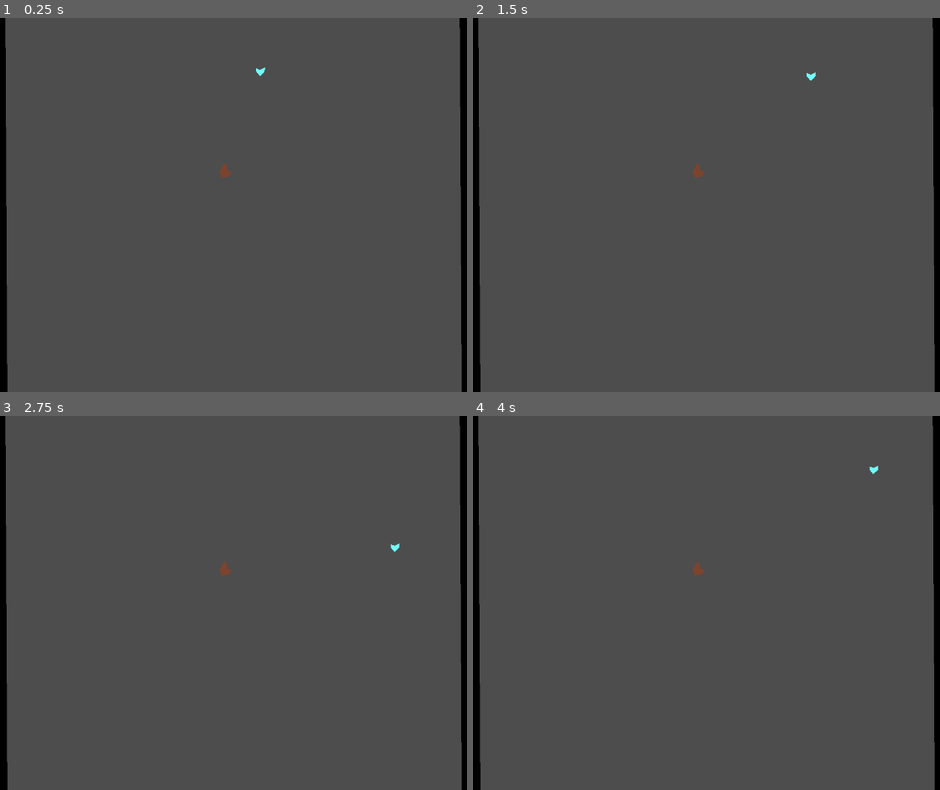
Above: before the commit, frames 1-4 (two rows, left to right).
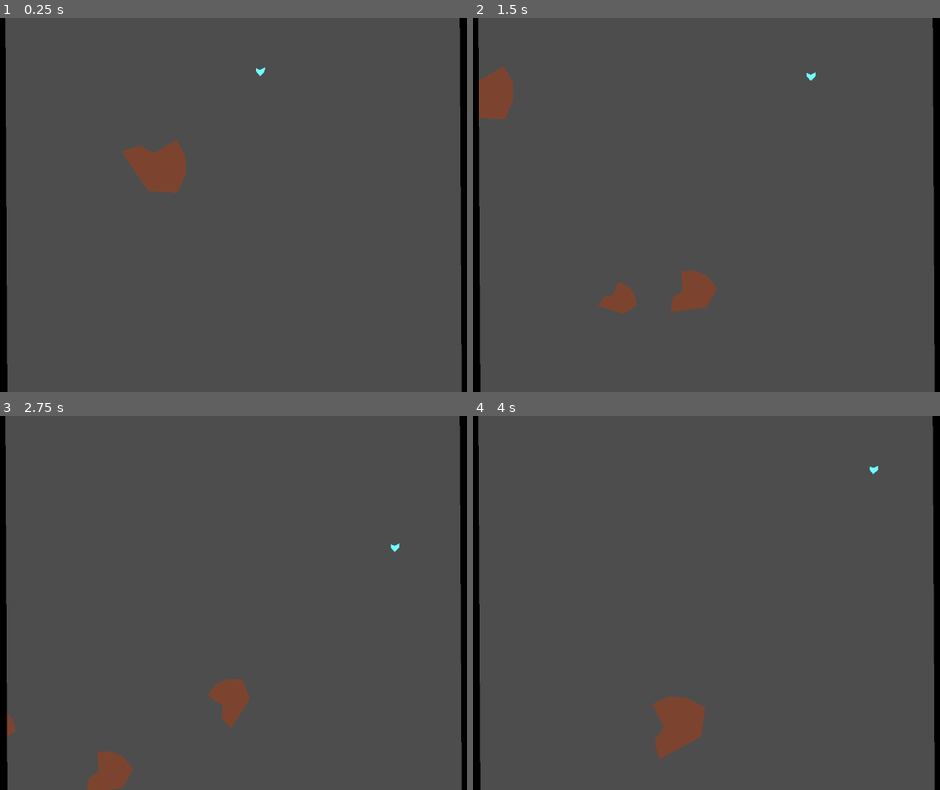
Above: after the commit, the same moments.

Repository: Fanny-Pack-Studios/juego-gamejam-equipo-yacare-wick
Game: Godot game, scene res://Nivel1.tscn
The game is run twice, just before and just after one commit, with the same random seed, the same clock (stepped at 60 frames per second) and the same inputs. The project has no main scene, so this scene is started directly.
Inputs (mouse positions are in pixels of both pictures, inside the frame that each line leads up to):
- Up to frame 1 (0.25 s): no input
- Up to frame 2 (1.5 s): tap Enter at 0.5 s; move the mouse to (855, 186) at 0.52 s; hold Right (ui_right) 0.53-1.28 s; click (855, 186) at 0.67 s; move the mouse to (575, 223) at 1.27 s; hold Down (ui_down) from 1.28 s (still down)
- Up to frame 3 (2.75 s): move the mouse to (303, 520) at 2.02 s; release Down (ui_down) at 2.03 s; hold Right (ui_right) from 2.03 s (still down)
- Up to frame 4 (4 s): move the mouse to (673, 677) at 2.77 s; release Right (ui_right) at 2.78 s; hold Up (ui_up) 2.78-3.53 s; click (673, 677) at 2.92 s; move the mouse to (907, 659) at 3.52 s; hold Left (ui_left) from 3.53 s (still down)

The runs differ from the first frame. In frame 1, 1.3% of the frame differs, in the area x 26-50%, y 32-47%; in frame 2, 2.0%, in the area x 1-53%, y 12-80%; in frame 3, 1.5%; in frame 4, 1.3%.

Commit message:
Spawnean asteroides

Diff:
--- /dev/null
+++ b/AsteroidsSpawner.gd
@@ -0,0 +1,30 @@
+extends Node2D
+
+const Asteroid = preload("res://Characters/Asteroid.tscn")
+# Un asteroide grande ocupa mas puntos que un asteroide chico
+@export var max_asteroid_points_in_screen = 2
+var current_asteroid_points_in_screen = 0
+
+func _ready():
+	spawn_asteroid_process()
+
+func spawn_asteroid_process():
+	await get_tree().create_timer(randf_range(0.5, 1.5), false, true).timeout
+
+	if(current_asteroid_points_in_screen < max_asteroid_points_in_screen):
+		spawn_asteroid()
+
+	call_deferred("spawn_asteroid_process")
+
+func spawn_asteroid():
+	var asteroid := Asteroid.instantiate()
+	add_child(asteroid)
+	current_asteroid_points_in_screen += asteroid.asteroid_points()
+	asteroid.removed.connect(self.asteroid_removed)
+
+
+func asteroid_removed(asteroid):
+	current_asteroid_points_in_screen -= asteroid.asteroid_points()
+
+func _physics_process(delta):
+	pass
--- /dev/null
+++ b/Characters/Asteroid.gd
@@ -0,0 +1,34 @@
+class_name Asteroid
+extends CharacterBody2D
+#
+@export var speed_bounds := Vector2(300.0, 400.0)
+@export var angle_bounds_degrees := Vector2(0, 360)
+@export var scale_bounds := Vector2(0.33, 1.0)
+
+signal removed(asteroid)
+
+func asteroid_points():
+	return scale.x
+
+func _ready():
+	var speed = _randf_bounds(speed_bounds)
+	rotation = _randf_bounds(angle_bounds_degrees)
+	velocity = (Vector2.UP * speed).rotated(rotation)
+	var size = _randf_bounds(scale_bounds)
+	scale = Vector2.ONE * size
+
+func _physics_process(delta):
+	move_and_slide()
+
+func _randf_bounds(bounds: Vector2):
+	return randf_range(bounds.x, bounds.y)
+
+func _on_visible_on_screen_notifier_2d_screen_exited():
+	remove()
+
+func vanish():
+	remove()
+
+func remove():
+	removed.emit(self)
+	queue_free()
--- /dev/null
+++ b/Characters/Asteroid.tscn
@@ -0,0 +1,22 @@
+[gd_scene load_steps=2 format=3 uid="uid://mf3xi1sqy23e"]
+
+[ext_resource type="Script" path="res://Characters/Asteroid.gd" id="1_blshm"]
+
+[node name="Asteroids" type="CharacterBody2D"]
+visibility_layer = 2
+collision_layer = 2
+collision_mask = 0
+script = ExtResource("1_blshm")
+
+[node name="Polygon2D" type="Polygon2D" parent="."]
+scale = Vector2(5, 5)
+color = Color(0.486275, 0.270588, 0.188235, 1)
+polygon = PackedVector2Array(-8, 10, -8, 10, -15, -6, -15, -6, -15, -6, -15, -6, -15, -6, -15, -6, -8, -19, -8, -19, -8, -19, -8, -19, -8, -19, -8, -19, -1, -31, -1, -31, -1, -31, -1, -31, -1, -31, -1, -31, 7, -23, 7, -23, 7, -23, 7, -23, 7, -23, 7, -23, 7, -13, 7, -13, 7, -13, 7, -13, 7, -13, 7, -13, 12, -10, 12, -10, 12, -10, 12, -10, 12, -10, 12, -10, 20, -5, 20, -5, 20, -5, 20, -5, 20, -5, 20, -5, 14, 4, 14, 4, 14, 4, 14, 4, 14, 4, 14, 4, 5, 9, 5, 9, 5, 9, 5, 9, 5, 9, 5, 9)
+
+[node name="CollisionPolygon2D" type="CollisionPolygon2D" parent="."]
+scale = Vector2(5, 5)
+polygon = PackedVector2Array(-8, 10, -8, 10, -15, -6, -15, -6, -15, -6, -15, -6, -15, -6, -15, -6, -8, -19, -8, -19, -8, -19, -8, -19, -8, -19, -8, -19, -1, -31, -1, -31, -1, -31, -1, -31, -1, -31, -1, -31, 7, -23, 7, -23, 7, -23, 7, -23, 7, -23, 7, -23, 7, -13, 7, -13, 7, -13, 7, -13, 7, -13, 7, -13, 12, -10, 12, -10, 12, -10, 12, -10, 12, -10, 12, -10, 20, -5, 20, -5, 20, -5, 20, -5, 20, -5, 20, -5, 14, 4, 14, 4, 14, 4, 14, 4, 14, 4, 14, 4, 5, 9, 5, 9, 5, 9, 5, 9, 5, 9, 5, 9)
+
+[node name="VisibleOnScreenNotifier2D" type="VisibleOnScreenNotifier2D" parent="."]
+
+[connection signal="screen_exited" from="VisibleOnScreenNotifier2D" to="." method="_on_visible_on_screen_notifier_2d_screen_exited"]
--- a/Characters/Spaceship.gd
+++ b/Characters/Spaceship.gd
@@ -1,3 +1,4 @@
+class_name Spaceship
 extends CharacterBody2D
 
 
--- a/Nivel1.tscn
+++ b/Nivel1.tscn
@@ -1,6 +1,9 @@
-[gd_scene load_steps=4 format=3 uid="uid://b52m3kg7lo4r2"]
+[gd_scene load_steps=7 format=3 uid="uid://b52m3kg7lo4r2"]
 
 [ext_resource type="Script" path="res://Characters/Spaceship.gd" id="1_qnpja"]
+[ext_resource type="PackedScene" uid="uid://mf3xi1sqy23e" path="res://Characters/Asteroid.tscn" id="2_b4bhi"]
+[ext_resource type="Script" path="res://AsteroidsSpawner.gd" id="3_7ueoi"]
+[ext_resource type="Script" path="res://VanishAsteroids.gd" id="3_suq56"]
 
 [sub_resource type="CircleShape2D" id="CircleShape2D_ohwe6"]
 
@@ -12,6 +15,8 @@
 [node name="Spaceship" type="CharacterBody2D" parent="."]
 position = Vector2(1034, 155)
 rotation = 0.0916772
+collision_layer = 0
+collision_mask = 2147483650
 motion_mode = 1
 script = ExtResource("1_qnpja")
 
@@ -23,17 +28,13 @@
 color = Color(0.443137, 1, 1, 1)
 polygon = PackedVector2Array(-12, -1, -12, -1, 1, -13, 1, -13, 1, -13, 12, 0, 12, 0, 12, 0, 12, 10, 12, 10, 12, 10, 1, 5, 1, 5, 1, 5, -13, 12, -13, 12, -13, 12)
 
-[node name="Asteroids" type="CharacterBody2D" parent="."]
-position = Vector2(931, 451)
-
-[node name="Polygon2D" type="Polygon2D" parent="Asteroids"]
-color = Color(0.486275, 0.270588, 0.188235, 1)
-polygon = PackedVector2Array(-8, 10, -8, 10, -15, -6, -15, -6, -15, -6, -15, -6, -15, -6, -15, -6, -8, -19, -8, -19, -8, -19, -8, -19, -8, -19, -8, -19, -1, -31, -1, -31, -1, -31, -1, -31, -1, -31, -1, -31, 7, -23, 7, -23, 7, -23, 7, -23, 7, -23, 7, -23, 7, -13, 7, -13, 7, -13, 7, -13, 7, -13, 7, -13, 12, -10, 12, -10, 12, -10, 12, -10, 12, -10, 12, -10, 20, -5, 20, -5, 20, -5, 20, -5, 20, -5, 20, -5, 14, 4, 14, 4, 14, 4, 14, 4, 14, 4, 14, 4, 5, 9, 5, 9, 5, 9, 5, 9, 5, 9, 5, 9)
-
-[node name="CollisionPolygon2D" type="CollisionPolygon2D" parent="Asteroids"]
-polygon = PackedVector2Array(-8, 10, -8, 10, -15, -6, -15, -6, -15, -6, -15, -6, -15, -6, -15, -6, -8, -19, -8, -19, -8, -19, -8, -19, -8, -19, -8, -19, -1, -31, -1, -31, -1, -31, -1, -31, -1, -31, -1, -31, 7, -23, 7, -23, 7, -23, 7, -23, 7, -23, 7, -23, 7, -13, 7, -13, 7, -13, 7, -13, 7, -13, 7, -13, 12, -10, 12, -10, 12, -10, 12, -10, 12, -10, 12, -10, 20, -5, 20, -5, 20, -5, 20, -5, 20, -5, 20, -5, 14, 4, 14, 4, 14, 4, 14, 4, 14, 4, 14, 4, 5, 9, 5, 9, 5, 9, 5, 9, 5, 9, 5, 9)
+[node name="Asteroids" parent="." instance=ExtResource("2_b4bhi")]
+position = Vector2(854, 491)
 
 [node name="Walls" type="StaticBody2D" parent="."]
+z_index = 1
+collision_layer = 2147483648
+collision_mask = 0
 
 [node name="CollisionShape2D" type="CollisionShape2D" parent="Walls"]
 position = Vector2(150, 475)
@@ -43,9 +44,22 @@
 color = Color(0, 0, 0, 1)
 polygon = PackedVector2Array(-13, -20.9999, -13, -21, 299, -26, 299, -26, 299, -26, 299, -26, 299, -26, 299, -26, 299,  …(222 unchanged characters)…
 
+[node name="VanishAsteroids" type="Area2D" parent="Walls"]
+position = Vector2(-107, 0)
+collision_layer = 0
+collision_mask = 2
+script = ExtResource("3_suq56")
+
+[node name="CollisionShape2D2" type="CollisionShape2D" parent="Walls/VanishAsteroids"]
+position = Vector2(150, 475)
+shape = SubResource("RectangleShape2D_1f6ug")
+
 [node name="Walls2" type="StaticBody2D" parent="."]
+z_index = 1
 position = Vector2(1913, 1067)
 rotation = 3.14159
+collision_layer = 2147483648
+collision_mask = 0
 
 [node name="CollisionShape2D" type="CollisionShape2D" parent="Walls2"]
 position = Vector2(150, 475)
@@ -54,3 +68,20 @@
 [node name="Polygon2D" type="Polygon2D" parent="Walls2"]
 color = Color(0, 0, 0, 1)
 polygon = PackedVector2Array(-13, -20.9999, -13, -21, 299, -26, 299, -26, 299, -26, 299, -26, 299, -26, 299, -26, 299,  …(222 unchanged characters)…
+
+[node name="VanishAsteroids2" type="Area2D" parent="Walls2"]
+position = Vector2(-107, 0)
+collision_layer = 0
+collision_mask = 2
+script = ExtResource("3_suq56")
+
+[node name="CollisionShape2D2" type="CollisionShape2D" parent="Walls2/VanishAsteroids2"]
+position = Vector2(150, 475)
+shape = SubResource("RectangleShape2D_1f6ug")
+
+[node name="AsteroidsSpawner" type="Node2D" parent="."]
+position = Vector2(954, 769)
+script = ExtResource("3_7ueoi")
+
+[connection signal="body_entered" from="Walls/VanishAsteroids" to="Walls/VanishAsteroids" method="_on_body_entered"]
+[connection signal="body_entered" from="Walls2/VanishAsteroids2" to="Walls2/VanishAsteroids2" method="_on_body_entered"]
--- /dev/null
+++ b/VanishAsteroids.gd
@@ -0,0 +1,4 @@
+extends Area2D
+
+func _on_body_entered(body: Asteroid):
+	body.vanish()
--- a/project.godot
+++ b/project.godot
@@ -18,3 +18,8 @@
 
 window/size/viewport_width=1920
 window/size/viewport_height=1080
+
+[layer_names]
+
+2d_physics/layer_1="Spaceship"
+2d_physics/layer_2="Enemies"
